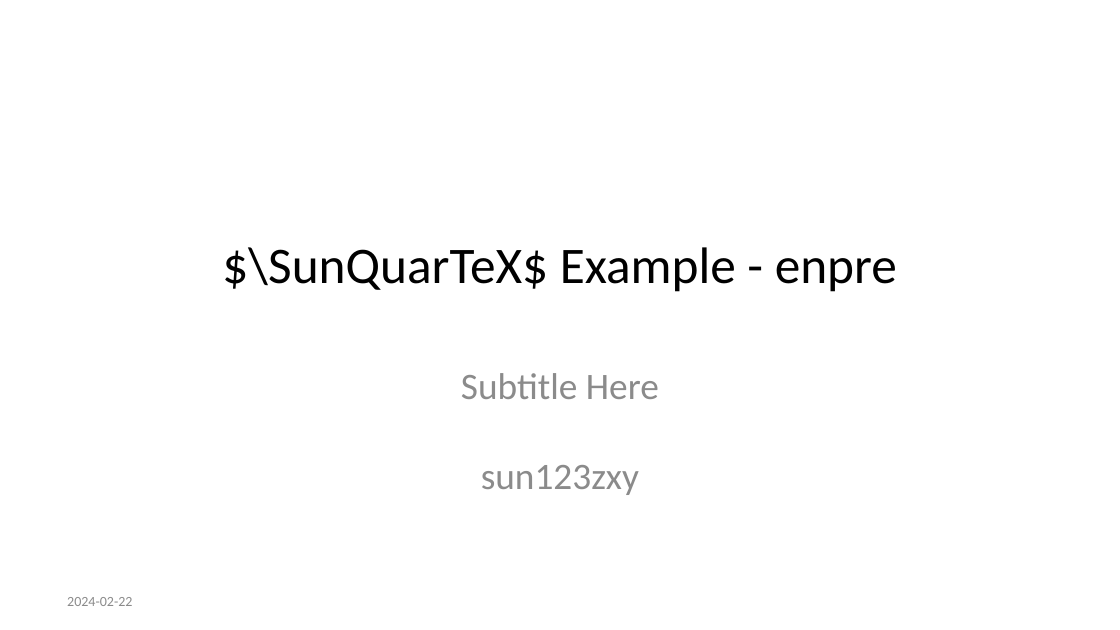
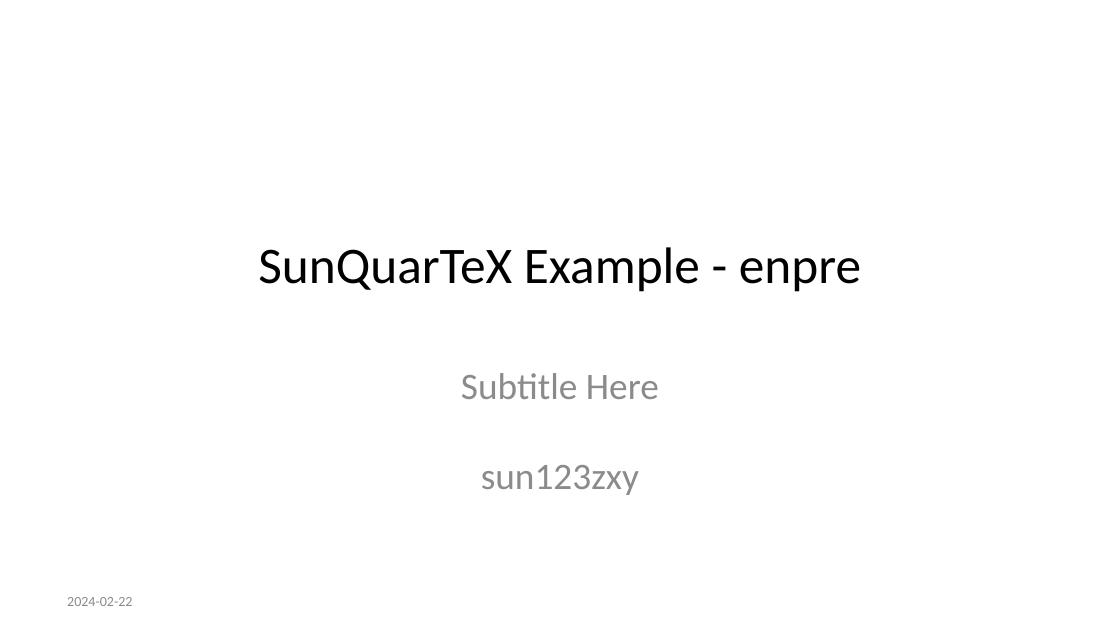
Before and after one commit to sun123zxy/sunquartex, a slide deck: slide 1 of examples/enpre.pptx. Drawn at 1120x630 pixels with LibreOffice and Linux fonts; fonts in the diff are those of the drawing. Boxes give left, top, right and bottom in pixels: in the first picture for what was removed or moved away, otherwise in the second. Text is boxed around its words. In the diff, an @@ line names an element or a change of style, - is before the commit and + after.

```diff
--- a/examples/enpre.pptx
+++ b/examples/enpre.pptx
@@ title at <box>258,247,861,292</box>: text changed @@
-$\SunQuarTeX$ Example - enpre
+SunQuarTeX Example - enpre
```
Also in this commit, not shown: 39 other files.
